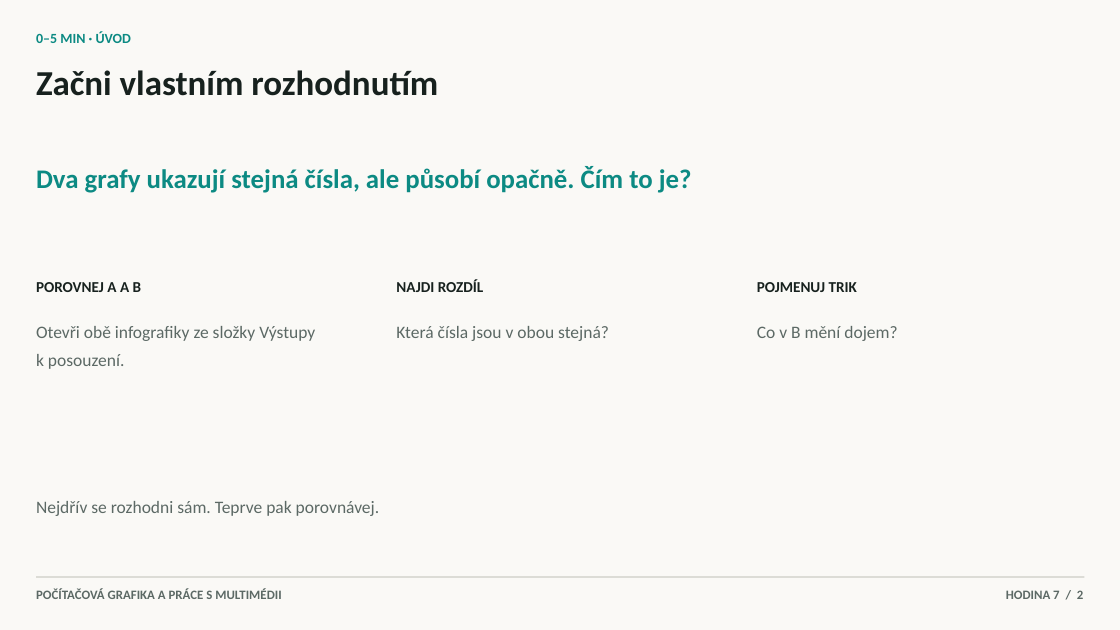
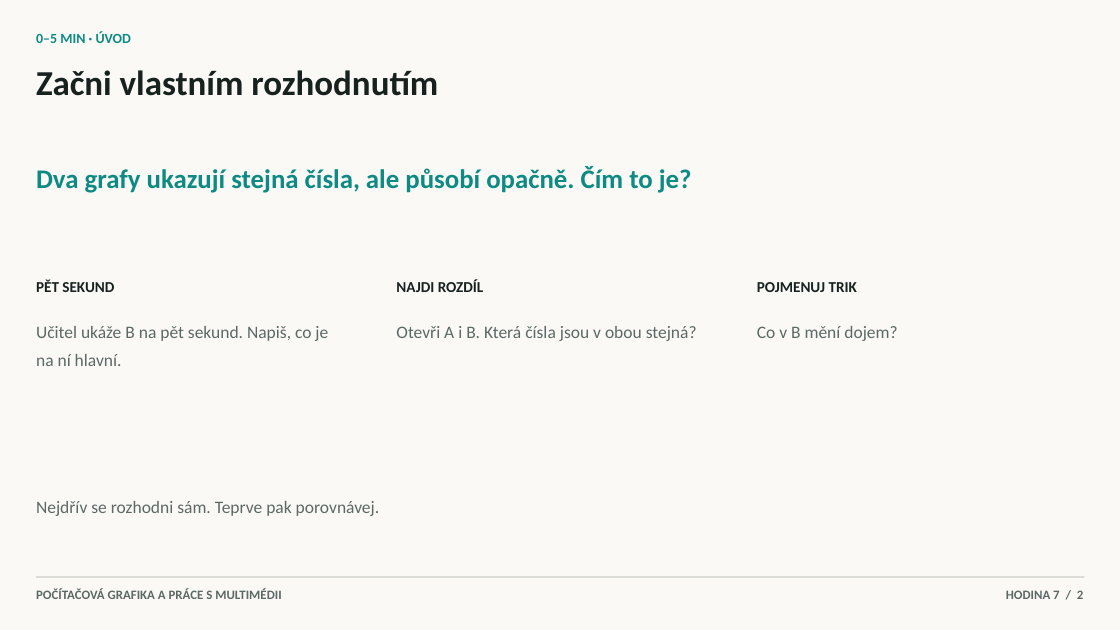
Before and after one commit to hlaska18/karel_hlas-web, a slide deck: slide 2 of public/materialy/1L/6/Prezentace k hodinám/7. Infografika a prezentace.pptx. Drawn at 1120x630 pixels with LibreOffice and Linux fonts; fonts in the diff are those of the drawing. Boxes give left, top, right and bottom in pixels: in the first picture for what was removed or moved away, otherwise in the second. Text is boxed around its words. In the diff, an @@ line names an element or a change of style, - is before the commit and + after.

```diff
--- a/public/materialy/1L/6/Prezentace k hodinám/7. Infografika a prezentace.pptx
+++ b/public/materialy/1L/6/Prezentace k hodinám/7. Infografika a prezentace.pptx
@@ text at <box>36,279,114,292</box>: text changed @@
-POROVNEJ A A B
+PĚT SEKUND
@@ text at <box>36,326,328,366</box>: text changed @@
-Otevři obě infografiky ze složky Výstupy k posouzení.
+Učitel ukáže B na pět sekund. Napiš, co je na ní hlavní.
@@ text at <box>396,326,697,341</box>: text changed @@
-Která čísla jsou v obou stejná?
+Otevři A i B. Která čísla jsou v obou stejná?
```
Also in this commit, not shown: 5 other slides changed, 13 other files.
